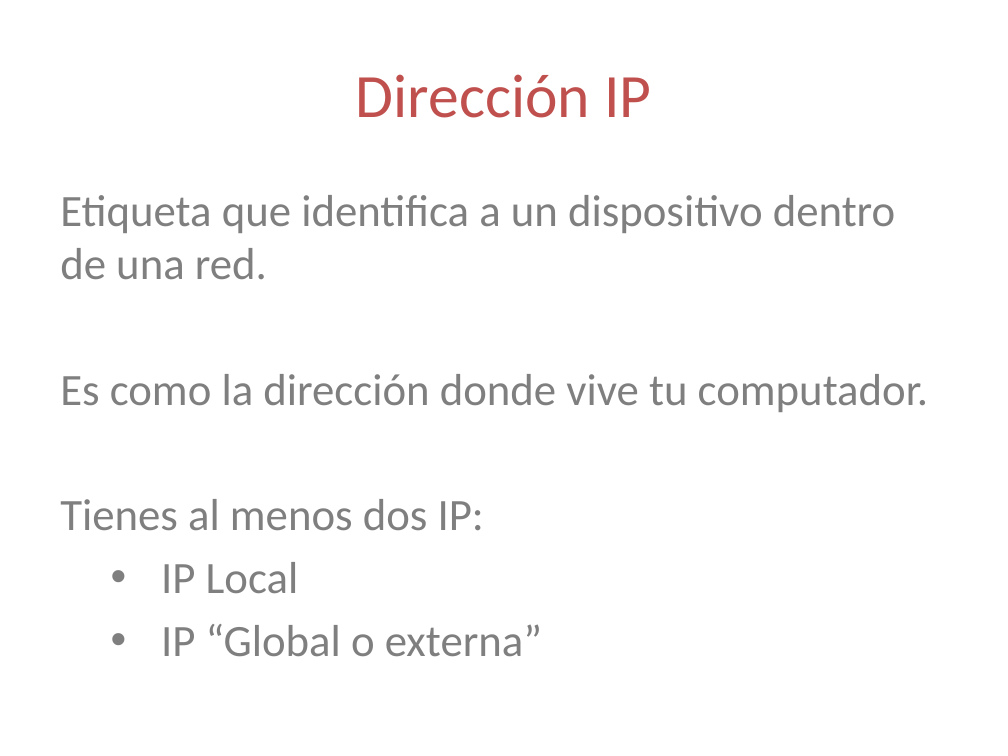
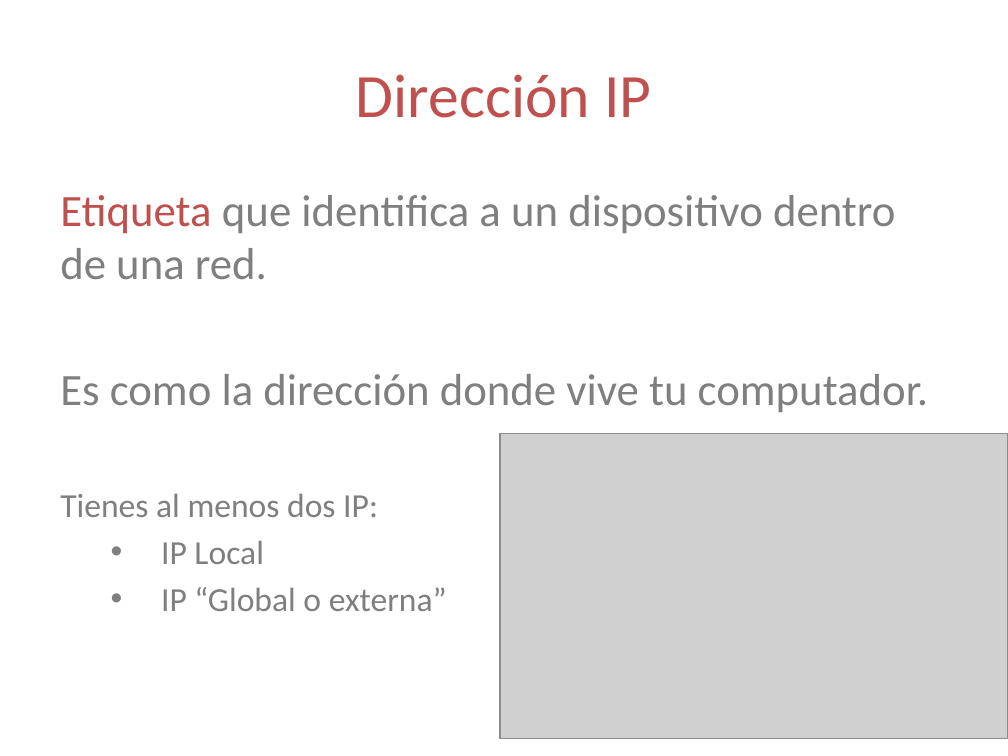
Before and after one commit to lopezjurip/AyudantiaIIC2233, a slide deck: slide 10 of Networking/Ayudantía Threads + Networking.pptx (slide 9 before the commit). Drawn at 1008x756 pixels with LibreOffice and Linux fonts; fonts in the diff are those of the drawing; grey boxes stand for pictures. Boxes give left, top, right and bottom in pixels: in the first picture for what was removed or moved away, otherwise in the second. Text is boxed around its words. In the diff, an @@ line names an element or a change of style, - is before the commit and + after.

```diff
--- a/Networking/Ayudantía Threads + Networking.pptx
+++ b/Networking/Ayudantía Threads + Networking.pptx
@@ text at [60,195,895,611]: text colour #7F7F7F to #C0504D in "Etiqueta"; size 32 to 24 pt in "Tienes al menos dos IP:", "IP Local", "IP “Global o externa”"; less space between paragraphs @@
@@ picture added at [500,433,1008,738] @@
```
Also in this commit, not shown: 13 other slides changed, 2 slides added, 30 other files.
